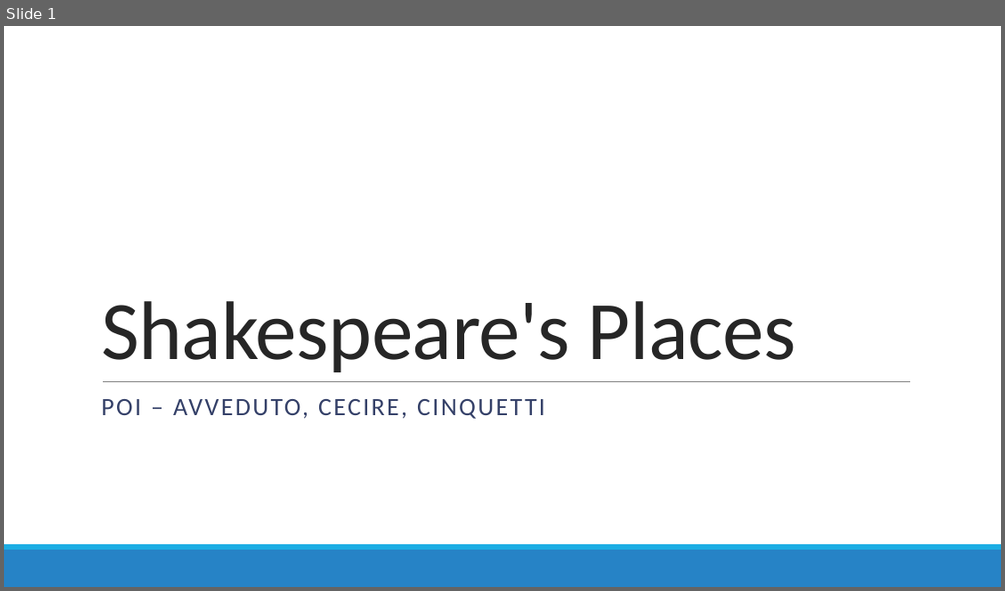
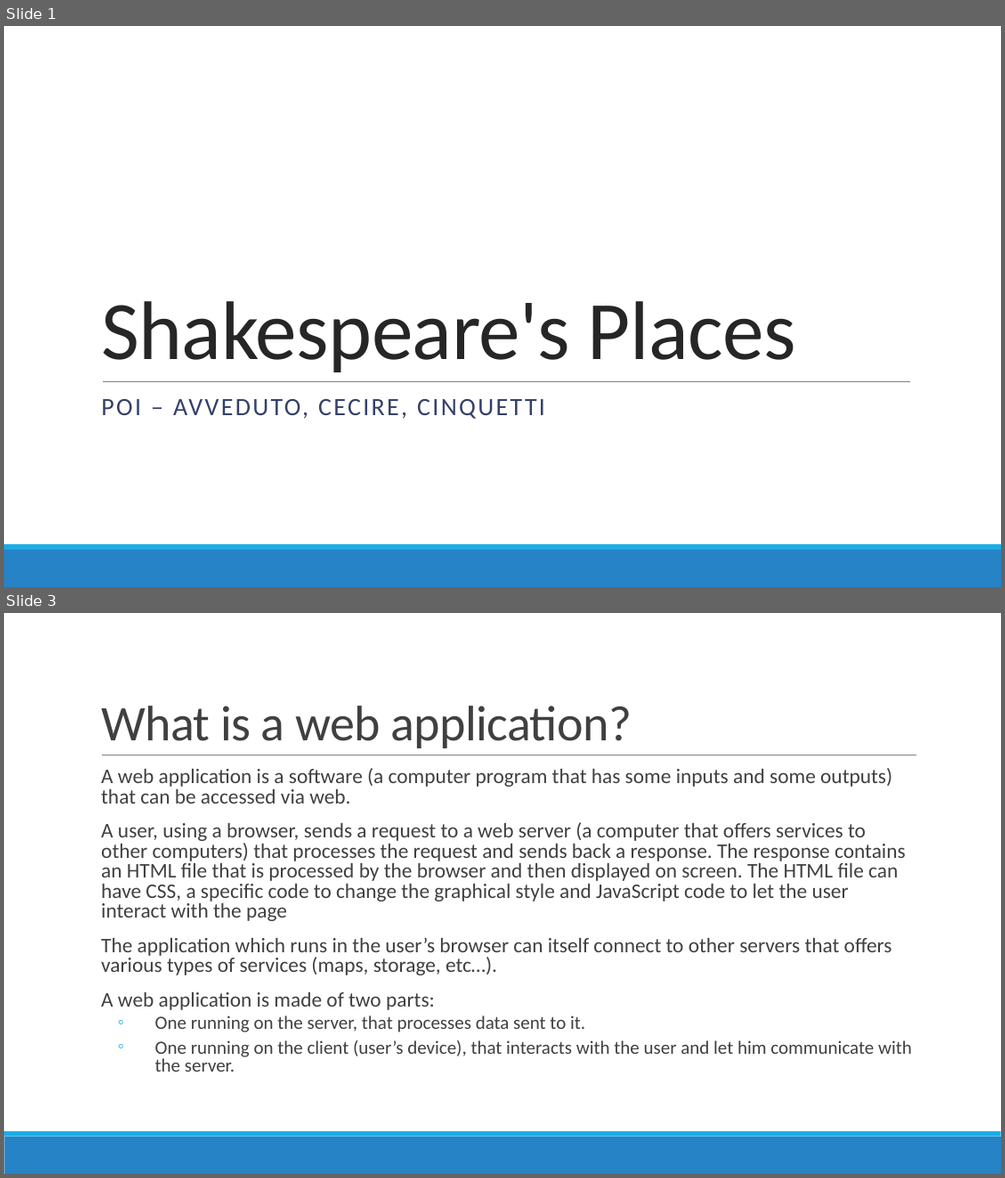
Before and after one commit to Fix-22/5C_AvvedutoCecireCinquetti_POI, a slide deck: docs/slides/Shakespeare's Places.pptx. Shown one above the other, each under a label of ours: slide 1 before the commit, slides 1 and 3 after it; the slides between them are not shown. The pictures are 1005x591 and 1005x1178 pixels, drawn with LibreOffice and Linux fonts; fonts in the diff are those of the drawing. Boxes give left, top, right and bottom in pixels: in the first picture for what was removed or moved away, otherwise in the second. Text is boxed around its words. In the diff, an @@ line names an element or a change of style, - is before the commit and + after.

```diff
--- a/docs/slides/Shakespeare's Places.pptx
+++ b/docs/slides/Shakespeare's Places.pptx
@@ slide 3 added at <box>4,613,1001,1174</box>, background #FFFFFF; not listed: 2 template elements that a slide beside it also shows @@
@@ title added at <box>101,706,631,748</box>, 48 pt, text #404040 @@
+What is a web application?
@@ text added at <box>101,768,912,1071</box>, 20 pt, text #404040 @@
+  A web application is a software (a computer program that has some inputs and some outputs) that can be accessed via web.
+  A user, using a browser, sends a request to a web server (a computer that offers services to other computers) that processes the request and sends back a response. The response contains an HTML file that is processed by the browser and then displayed on screen. The HTML file can have CSS, a specific code to change the graphical style and JavaScript code to let the user interact with the page
+  The application which runs in the user’s browser can itself connect to other servers that offers various types of services (maps, storage, etc…).
+  A web application is made of two parts:
+  ◦ One running on the server, that processes data sent to it.
+  ◦ One running on the client (user’s device), that interacts with the user and let him communicate with the server.
@@ line added from (102, 755) to (917, 755), #808080 0.5 pt @@
```
Also in this commit, not shown: 5 other slides added, 1 other file.
